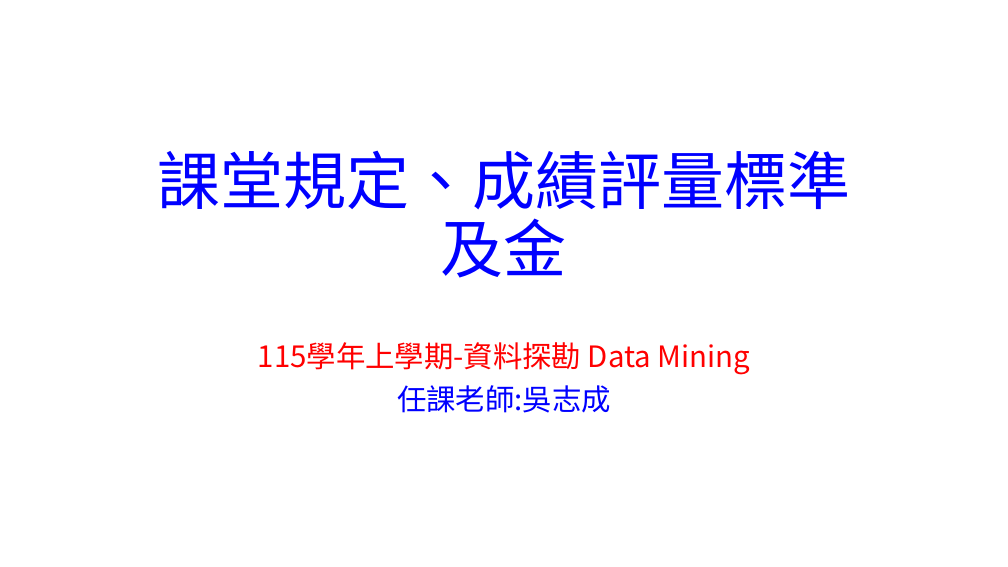
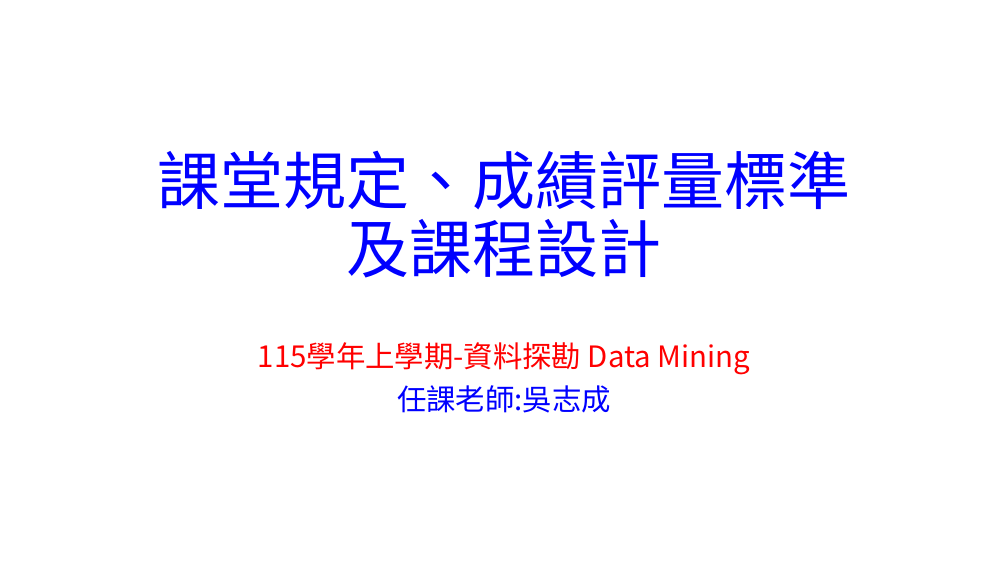
Before and after one commit to chih-chengwu/115-1_DataMining_MD, a slide deck: slide 1 of 第一週_課堂規定_成績評量標準及課程設計.pptx. Drawn at 1008x567 pixels with LibreOffice and Linux fonts; fonts in the diff are those of the drawing. Boxes give left, top, right and bottom in pixels: in the first picture for what was removed or moved away, otherwise in the second. Text is boxed around its words. In the diff, an @@ line names an element or a change of style, - is before the commit and + after.

```diff
--- a/第一週_課堂規定_成績評量標準及課程設計.pptx
+++ b/第一週_課堂規定_成績評量標準及課程設計.pptx
@@ title at <box>157,150,850,278</box>: text changed @@
-課堂規定、成績評量標準
-及金
+課堂規定、成績評量標準
+及課程設計
```
Also in this commit, not shown: 1 other slide changed, 38 other files.
